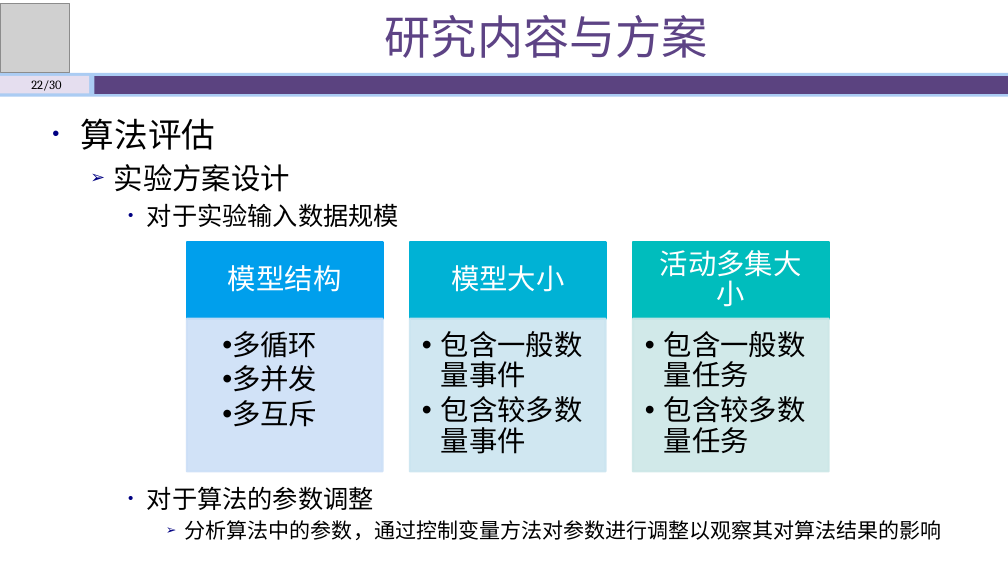
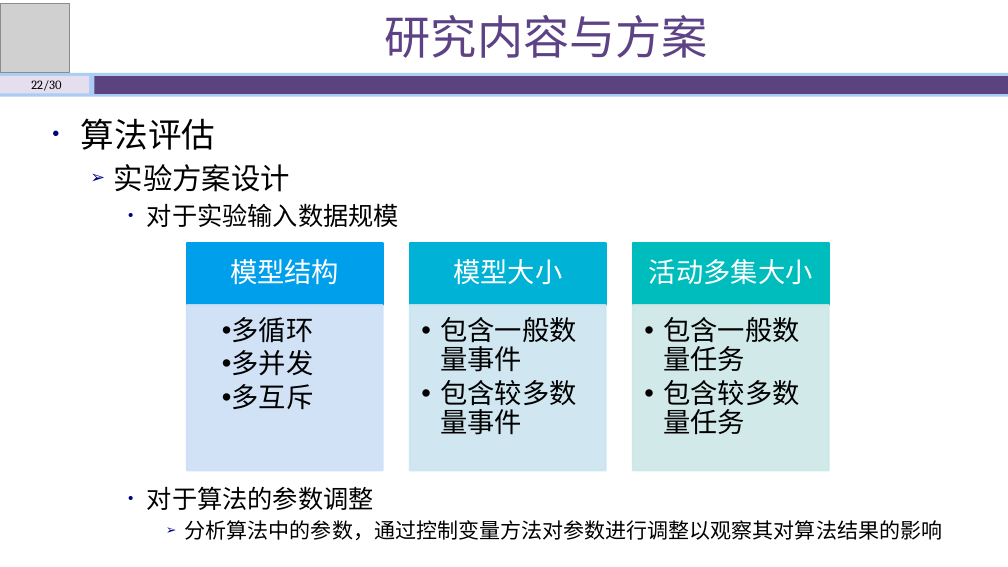
Before and after one commit to shawn47/0930, a slide deck: slide 22 of 开题答辩930.pptx. Drawn at 1008x567 pixels with LibreOffice and Linux fonts; fonts in the diff are those of the drawing; grey boxes stand for pictures. Boxes give left, top, right and bottom in pixels: in the first picture for what was removed or moved away, otherwise in the second. Text is boxed around its words. In the diff, an @@ line names an element or a change of style, - is before the commit and + after.

```diff
--- a/开题答辩930.pptx
+++ b/开题答辩930.pptx
@@ rectangle: place and size @@
-rectangle at (187,242,383,318)
+rectangle at (187,243,383,306)
@@ rectangle: place and size @@
-rectangle at (410,242,606,318)
+rectangle at (410,243,606,306)
@@ size 27 to 26 pt in 6 elements at (440,317,577,435), (663,317,800,434), (232,317,314,410), (230,259,339,284), (453,259,562,285), (649,259,813,285) @@
@@ rectangle: place and size @@
-rectangle at (633,242,829,318)
+rectangle at (633,243,829,306)
@@ text "多循环": place and size @@
-text "多循环" at (232,331,317,427)
+text "多循环" at (232,317,314,410)
@@ rectangle: place and size @@
-rectangle at (187,318,383,471)
+rectangle at (187,306,383,471)
@@ text "包含一般数量事件": place and size @@
-text "包含一般数量事件" at (441,331,583,454)
+text "包含一般数量事件" at (440,317,577,435)
@@ rectangle: place and size @@
-rectangle at (410,318,606,471)
+rectangle at (410,306,606,471)
@@ text "包含一般数量任务": place and size @@
-text "包含一般数量任务" at (664,331,806,454)
+text "包含一般数量任务" at (663,317,800,434)
@@ rectangle: place and size @@
-rectangle at (633,318,829,471)
+rectangle at (633,306,829,471)
```
Also in this commit, not shown: 12 other slides changed, 2 other files.
